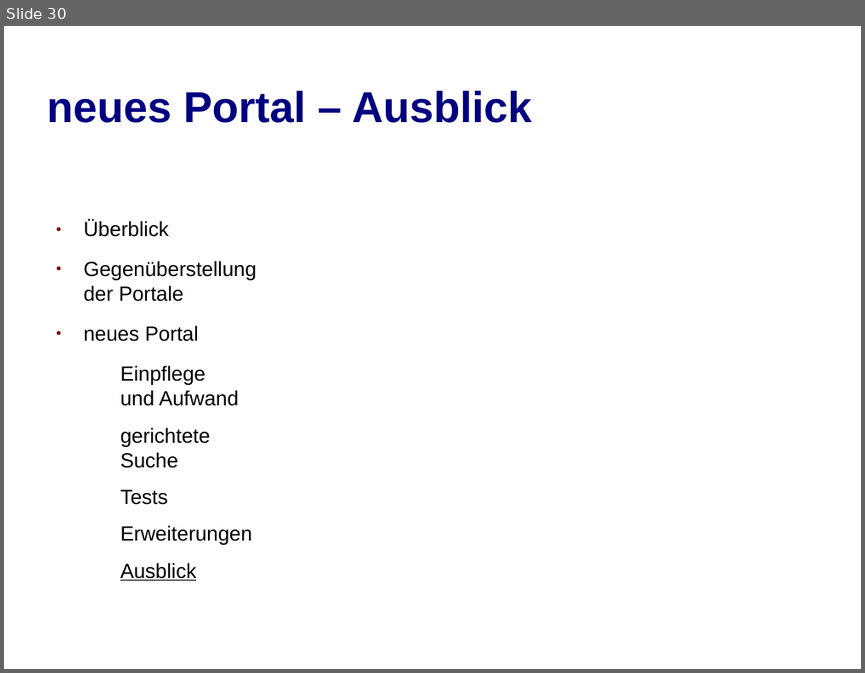
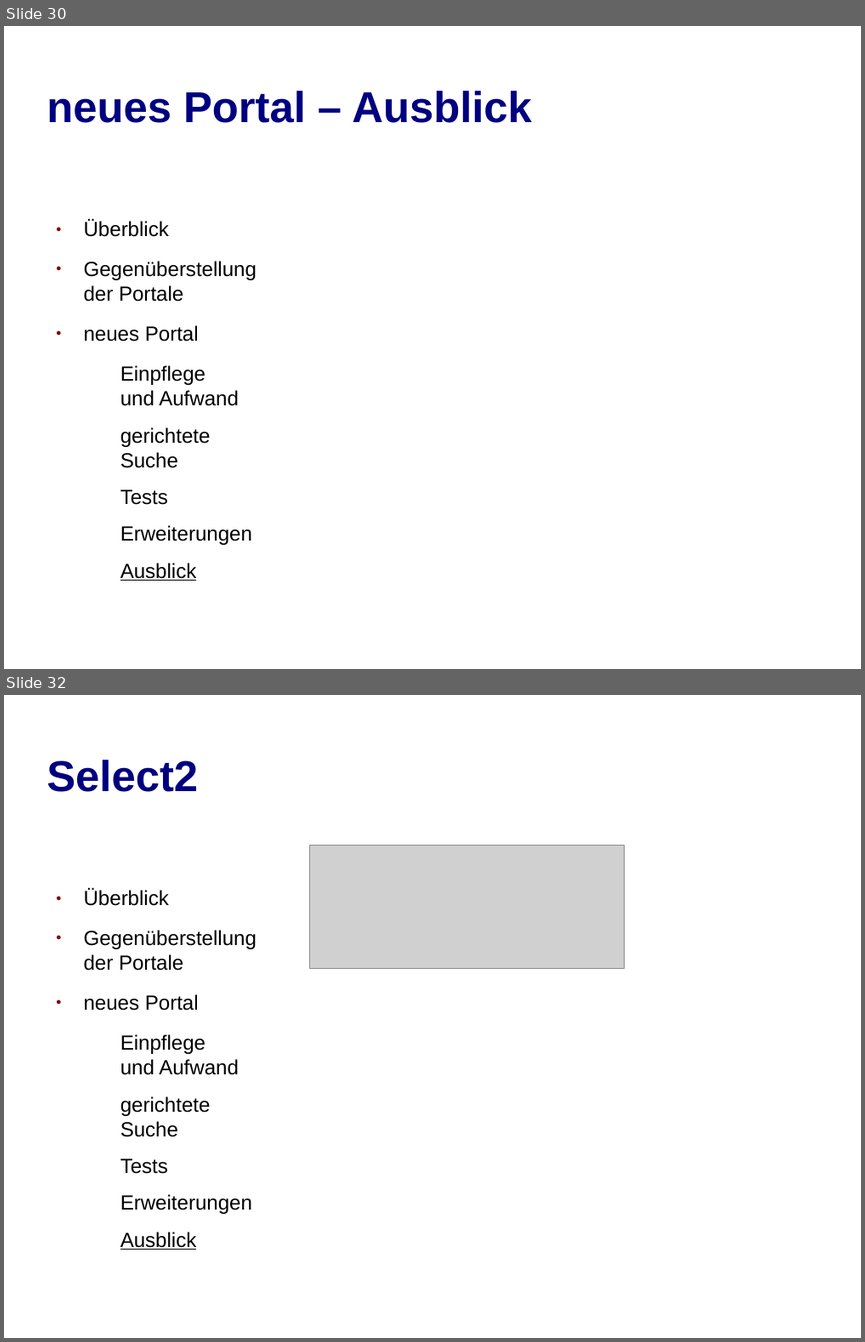
Before and after one commit to jbeyer1984/Portal, a slide deck: documents/Präsentation/mindworksPortal.odp. Shown one above the other, each under a label of ours: slide 30 before the commit, slides 30 and 32 after it; the slides between them are not shown. The pictures are 865x673 and 865x1342 pixels, drawn with LibreOffice and Linux fonts; fonts in the diff are those of the drawing; grey boxes stand for pictures; background and template pictures are left out. Boxes give left, top, right and bottom in pixels: in the first picture for what was removed or moved away, otherwise in the second. Text is boxed around its words. In the diff, an @@ line names an element or a change of style, - is before the commit and + after.

```diff
--- a/documents/Präsentation/mindworksPortal.odp
+++ b/documents/Präsentation/mindworksPortal.odp
@@ slide 32 added at bbox=[4, 695, 861, 1338], background picture (left out) @@
@@ title added at bbox=[46, 760, 198, 792], 40 pt, text #000080, bold @@
+Select2
@@ picture added at bbox=[310, 845, 624, 968] @@
@@ text added at bbox=[84, 889, 256, 1249], 19 pt, text #000000 @@
+● Überblick
+● Gegenüberstellung der Portale
+● neues Portal
+  − Einpflege
+    und Aufwand
+  − gerichtete Suche
+  − Tests
+  − Erweiterungen
+  − Ausblick
```
Also in this commit, not shown: 1 slide changed, 1 other slide added, 2 other files.
